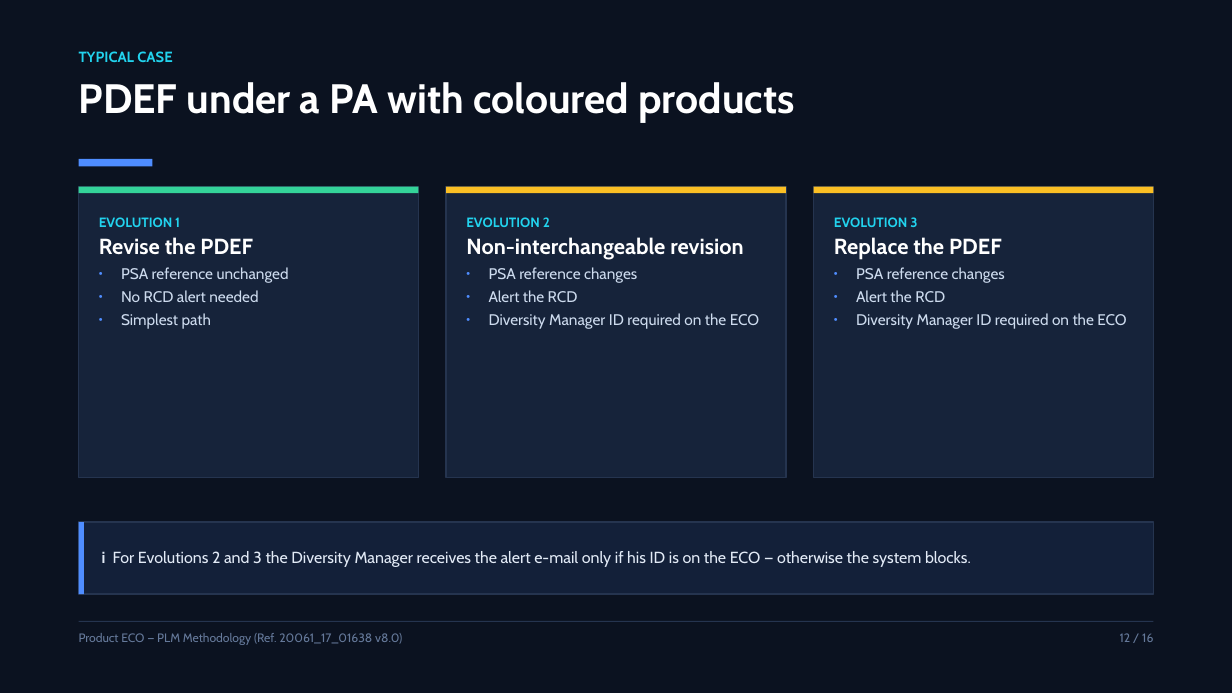
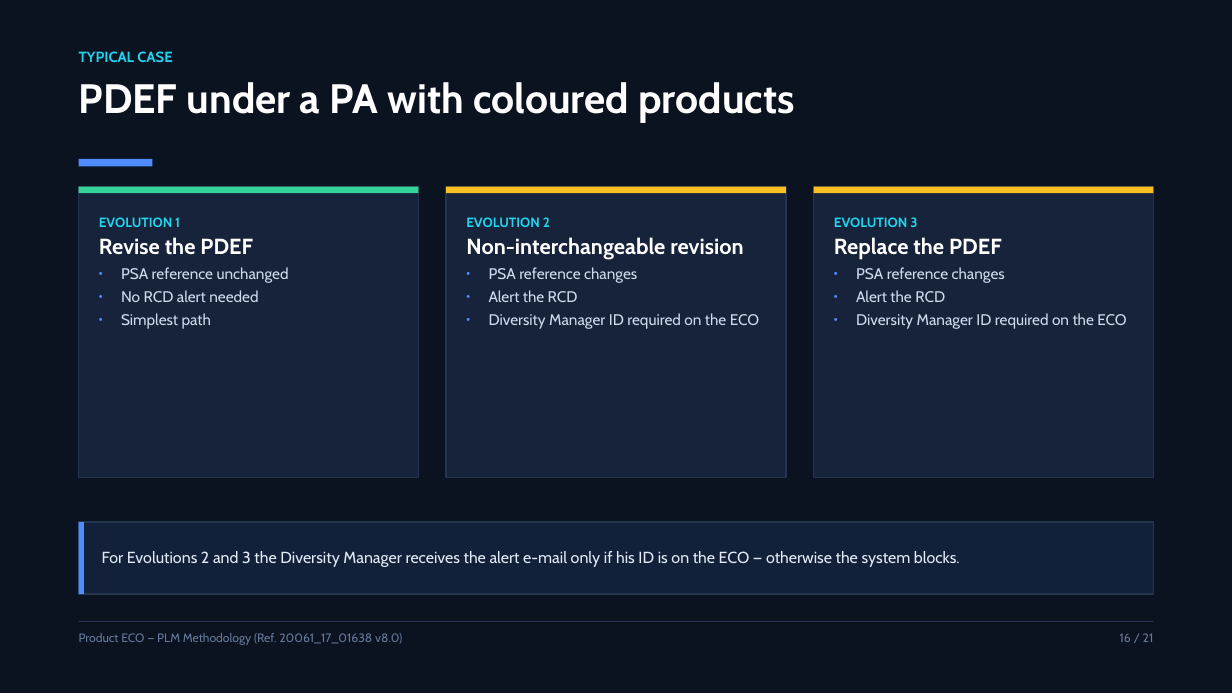
Before and after one commit to OUBELLA22/PLM, a slide deck: slide 16 of eco-presentation/ECO_Product_Presentation.pptx (slide 12 before the commit). Drawn at 1232x693 pixels with LibreOffice and Linux fonts; fonts in the diff are those of the drawing. Boxes give left, top, right and bottom in pixels: in the first picture for what was removed or moved away, otherwise in the second. Text is boxed around its words. In the diff, an @@ line names an element or a change of style, - is before the commit and + after.

Commit message:
Add screenshots from the source PDF to the ECO deck (21 slides)
- extract_pdf_images.py: pull image XObjects out of the PDF (stdlib only)
- pngtool.py: crop the tall creation form into two readable halves
- 11 curated screenshots wired into new shot / shots / image-panel layouts
- renderers embed pictures in both HTML (data URI) and PPTX (media parts)
- verify_pptx.py also checks picture refs, aspect ratios and text collisions

```diff
--- a/eco-presentation/ECO_Product_Presentation.pptx
+++ b/eco-presentation/ECO_Product_Presentation.pptx
@@ text in rectangle at [102, 551, 960, 567]: text changed @@
-i For Evolutions 2 and 3 the Diversity Manager receives the alert e-mail only if his ID is on the ECO — otherwise the system blocks.
+For Evolutions 2 and 3 the Diversity Manager receives the alert e-mail only if his ID is on the ECO — otherwise the system blocks.
@@ text at [1120, 633, 1154, 642]: text changed @@
-12 / 16
+16 / 21
```
Also in this commit, not shown: 13 other slides changed, 6 slides added, 1 slide removed, 42 other files.
